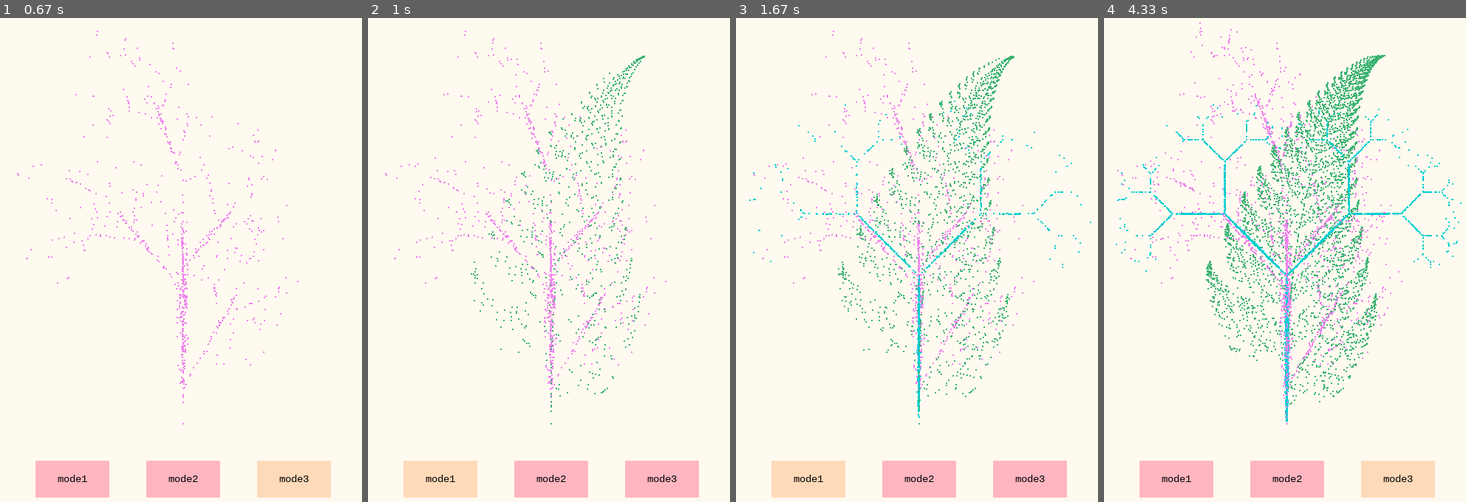
Above: before the commit, frames 1-4 (left to right).
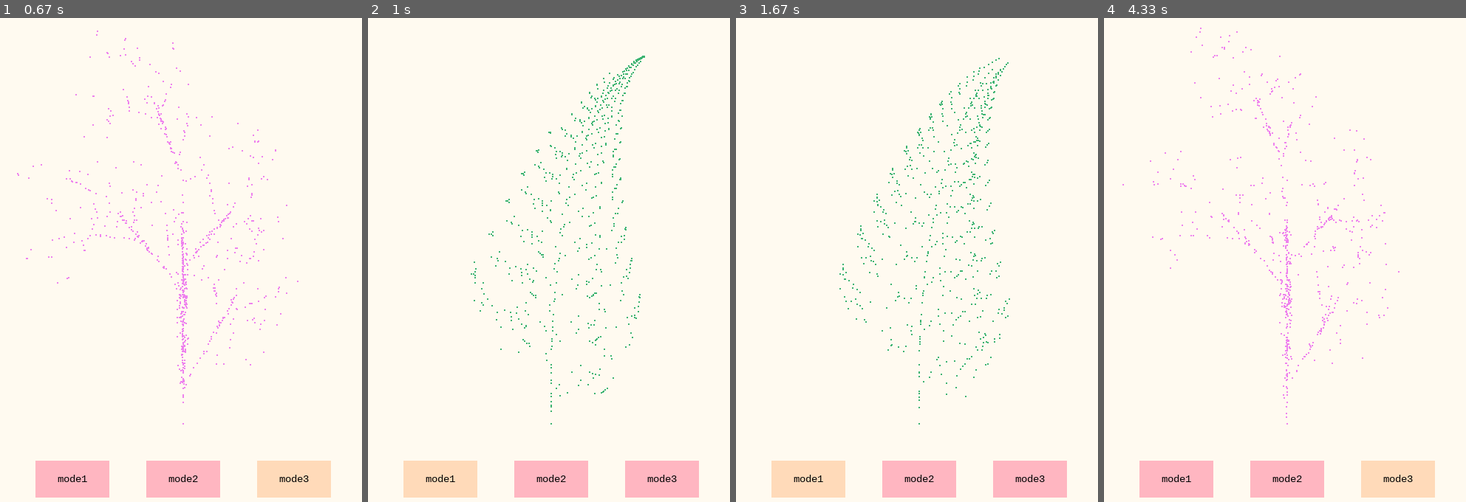
Above: after the commit, the same moments.

Repository: asmoter/MOWNIT
Game: pygame game, started from Lab10/fractal_pygame.py
The game is run twice, just before and just after one commit, with the same random seed, the same clock (stepped at 60 frames per second) and the same inputs.
Inputs:
- Up to frame 1 (0.67 s): click "mode3" at 0.38 s
- Up to frame 2 (1 s): click "mode1" at 0.72 s
- Up to frame 3 (1.67 s): click "mode2" at 1.05 s; click "mode1" at 1.38 s
- Up to frame 4 (4.33 s): click "mode2" at 2.72 s; click "mode3" at 4.05 s

Frame 1 is identical in both runs. In frame 2, 1.1% of the frame differs, in the area x 4-83%, y 2-80%; in frame 3, 2.4%; in frame 4, 5.6%, in the area x 3-99%, y 0-84%.

Commit message:
Add files via upload

Diff:
--- a/Lab10/fractal_pygame.py
+++ b/Lab10/fractal_pygame.py
@@ -5,6 +5,7 @@
 SCREEN_WIDTH, SCREEN_HEIGHT = 800, 700
 mode = 0
 restart = False
+screen = pygame.display.set_mode((SCREEN_WIDTH, SCREEN_HEIGHT))
 
 # X = [0]
 # Y = [0]
@@ -128,11 +129,11 @@
         elif event.type == pygame.MOUSEBUTTONDOWN:
             pos = pygame.mouse.get_pos()
             if self.isOverButton(pos):
+                screen.fill((255, 250, 240))
+                pygame.display.flip()
                 self.active = not self.active
                 if self.active:
                     mode = self.value
-                else:
-                    restart = True
             else:
                 self.active = False
             self.color = (255, 218, 185) if self.active else (255, 182, 193)
@@ -140,8 +141,8 @@
 
 def main():
 
+    global restart
     pygame.init()
-    screen = pygame.display.set_mode((SCREEN_WIDTH, SCREEN_HEIGHT))
     pygame.display.set_caption("IFS")
     font = pygame.font.SysFont('Consolas', 16)
     screen.fill((255, 250, 240))
@@ -163,8 +164,6 @@
                 b.handleEvent(event)
                 b.draw(screen, font)
 
-        # if restart:
-        #     screen.fill((255, 250, 240))
         pygame.display.update()
 
         if mode == 1:
@@ -189,11 +188,6 @@
             for i in range(len(X)):
                 pygame.draw.circle(screen, color, (int(X[i]*300 + 400), int(-Y[i]*300 + 550)), 1)
         pygame.display.update()
-        # if restart:
-        #     screen.fill((255, 250, 240))
-        # pygame.display.flip()
-        # pygame.time.delay(1000)
-        # running = False
 
 
 if __name__ == '__main__':
